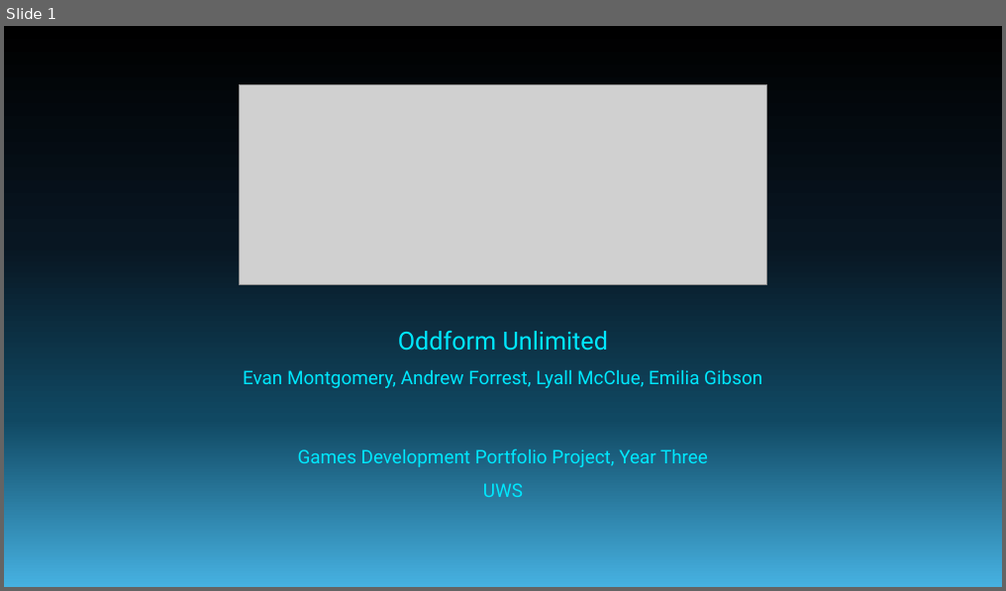
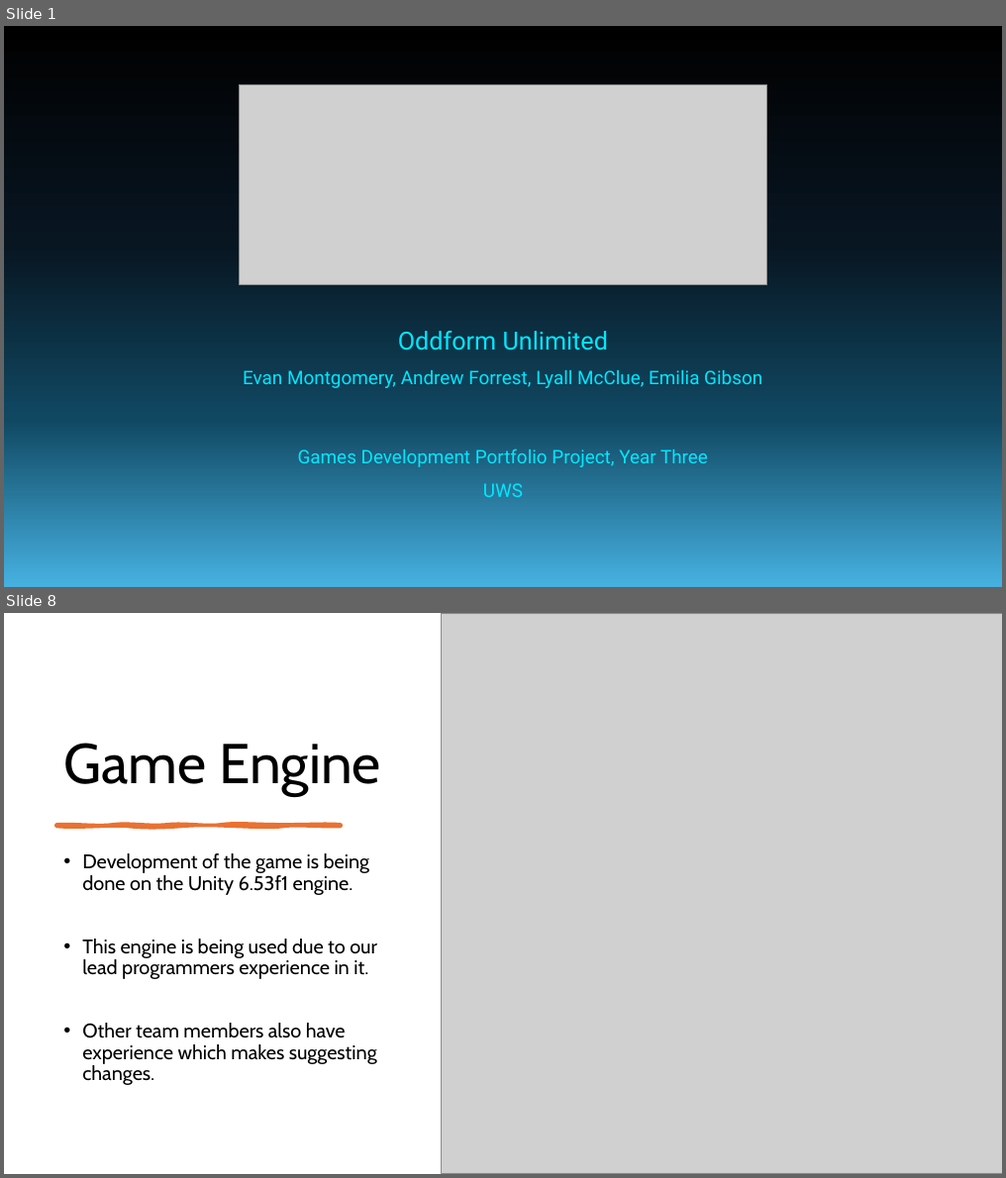
Before and after one commit to forrest10101/Portfolio-Platformer, a slide deck: TechnoSprint Pitch Presentation.pptx. Shown one above the other, each under a label of ours: slide 1 before the commit, slides 1 and 8 after it; the slides between them are not shown. The pictures are 1006x591 and 1006x1178 pixels, drawn with LibreOffice and Linux fonts; fonts in the diff are those of the drawing; grey boxes stand for pictures. Boxes give left, top, right and bottom in pixels: in the first picture for what was removed or moved away, otherwise in the second. Text is boxed around its words. In the diff, an @@ line names an element or a change of style, - is before the commit and + after.

Commit message:
Updated GDD and Powerpoint Commit
PowerPoint has all of it's basic bullet points added with some segments having images set up (which can be changed/others added as seen as appropriate)

Additionally I added a new segment to the GDD focused on immersive qualities of the game like dialogue, voice acting, SFX and music that will be featured within the game, and am looking for any other possible contributions to the GDD for myself.

```diff
--- a/TechnoSprint Pitch Presentation.pptx
+++ b/TechnoSprint Pitch Presentation.pptx
@@ slide 8 added at [4, 613, 1002, 1174], background #FFFFFF @@
@@ picture added at [442, 613, 1002, 1173] @@
@@ title added at [63, 743, 381, 796], 54 pt, text #000000 @@
+Game Engine
@@ freeform shape added at [56, 825, 341, 827], fill #E97132, outline #E97132 3.5 pt @@
@@ text added at [82, 854, 377, 1085], 19 pt, text #000000 @@
+• Development of the game is being done on the Unity 6.53f1 engine.
+• This engine is being used due to our lead programmers experience in it.
+• Other team members also have experience which makes suggesting changes.
```
Also in this commit, not shown: 6 slides changed, 7 other slides added, 7 slides removed, 1 other file.
